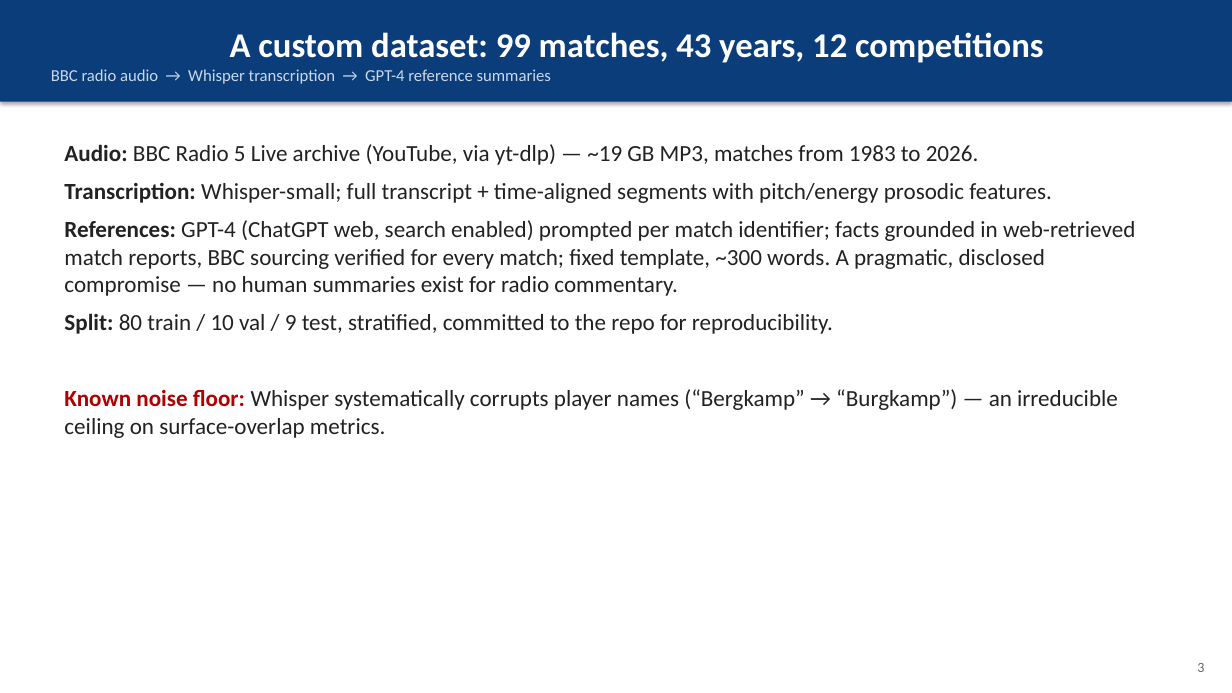
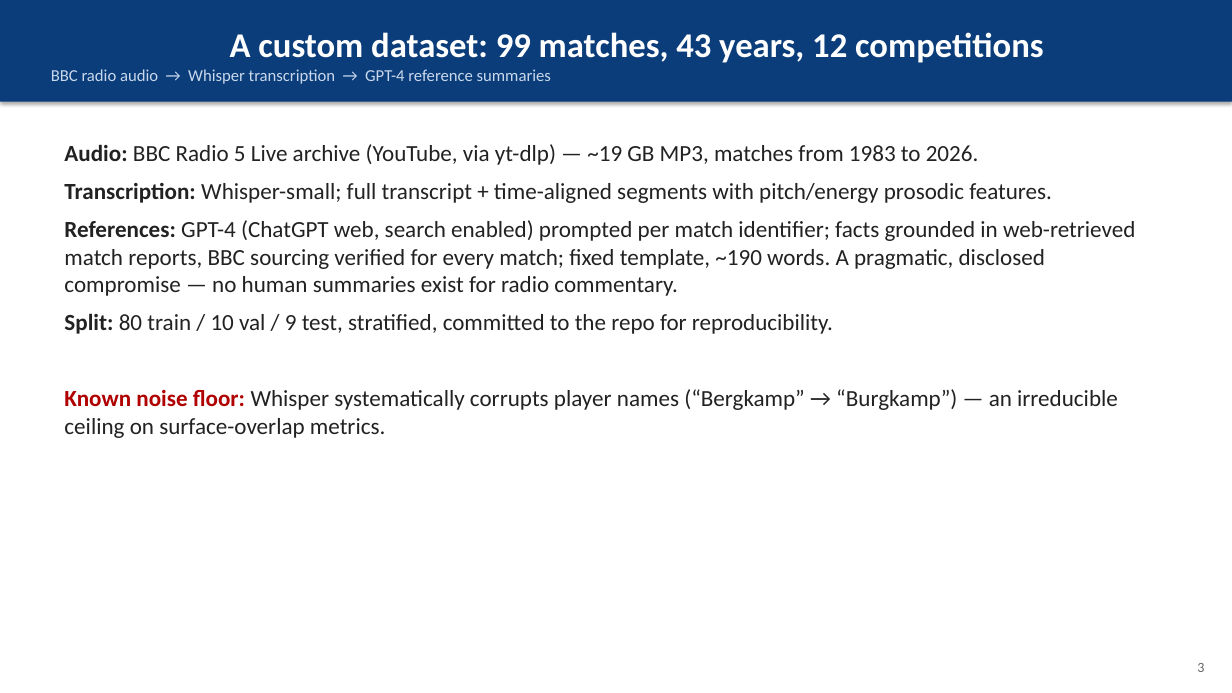
Before and after one commit to christiandalfarra/ANLP_Project, a slide deck: slide 3 of report/slides/ANLP_slides.pptx. Drawn at 1232x693 pixels with LibreOffice and Linux fonts; fonts in the diff are those of the drawing. Boxes give left, top, right and bottom in pixels: in the first picture for what was removed or moved away, otherwise in the second. Text is boxed around its words. In the diff, an @@ line names an element or a change of style, - is before the commit and + after.

```diff
--- a/report/slides/ANLP_slides.pptx
+++ b/report/slides/ANLP_slides.pptx
@@ text at (x1=64, y1=220, x2=1135, y2=296): text changed @@
-References: GPT-4 (ChatGPT web, search enabled) prompted per match identifier; facts grounded in web-retrieved match reports, BBC sourcing verified for every match; fixed template, ~300 words. A pragmatic, disclosed compromise — no human summaries exist for radio commentary.
+References: GPT-4 (ChatGPT web, search enabled) prompted per match identifier; facts grounded in web-retrieved match reports, BBC sourcing verified for every match; fixed template, ~190 words. A pragmatic, disclosed compromise — no human summaries exist for radio commentary.
```
Also in this commit, not shown: 3 other slides changed, 6 other files.
